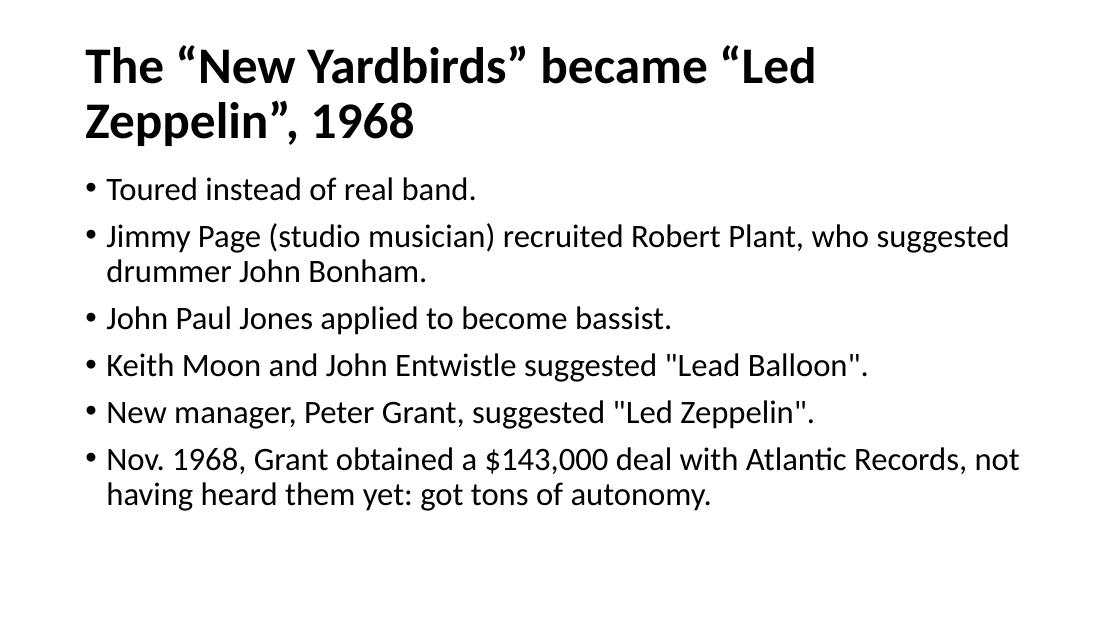
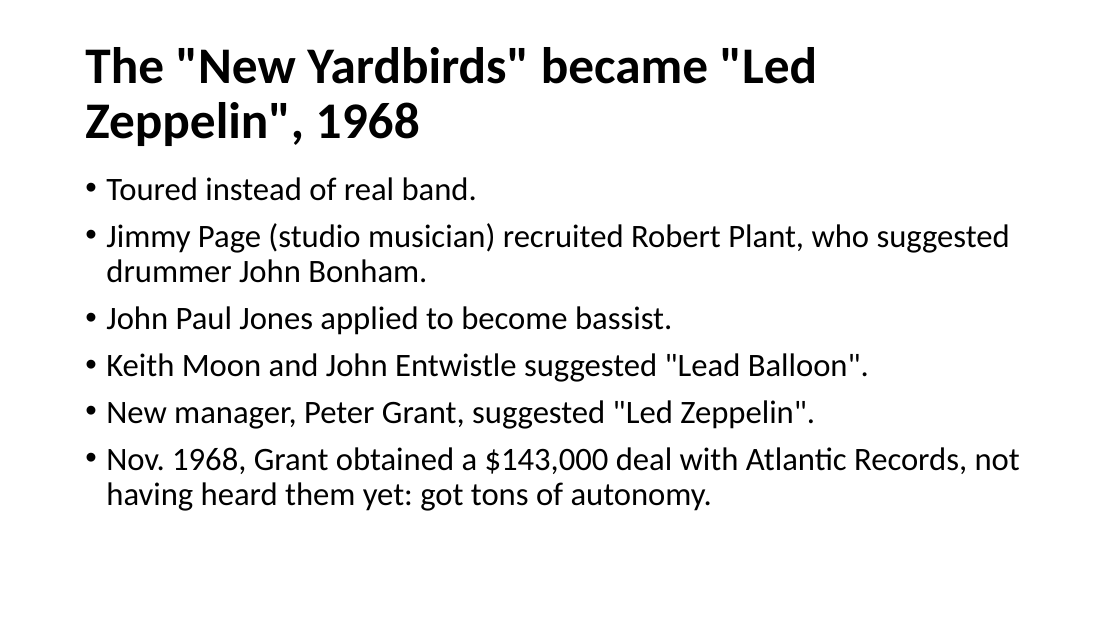
Before and after one commit to mrbaker1917/website, a slide deck: slide 2 of ASMU432/ppts/LedZep.pptx. Drawn at 1120x630 pixels with LibreOffice and Linux fonts; fonts in the diff are those of the drawing; background and template pictures are left out. Boxes give left, top, right and bottom in pixels: in the first picture for what was removed or moved away, otherwise in the second. Text is boxed around its words. In the diff, an @@ line names an element or a change of style, - is before the commit and + after.

```diff
--- a/ASMU432/ppts/LedZep.pptx
+++ b/ASMU432/ppts/LedZep.pptx
@@ title at [85,47,817,146]: text changed @@
-The “New Yardbirds” became “Led Zeppelin”, 1968
+The "New Yardbirds" became "Led Zeppelin", 1968
```
Also in this commit, not shown: 4 other slides changed, 5 other files.
